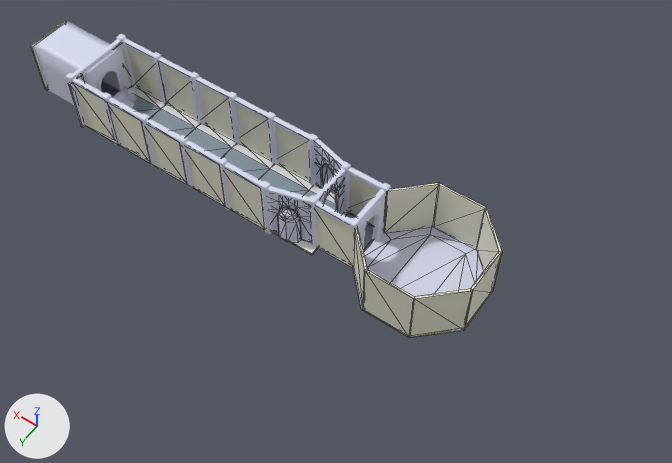
The glTF model assets/Environment/ReptileMageSchool_Blockout.gltf, before and after one commit.
One viewpoint serves both versions: a 50 mm camera at (-3200.0, 3500.0, 5736.0) aimed at (-612.0, -123.0, 43.0). Arrows for +X, +Y and +Z are at lower left; the lights stay in place. Mesh edges are drawn as thin lines on the coarser meshes. Where no turn or scale is listed for an object, it has been applied to the vertices.

Before the edit, the objects in view are built like this:
```python
ob_floor_lp5 = bpy.data.objects.new('Floor_LP5', me_floor_lp)
ob_floor_lp5.location = (230.0, 140.0, 10.0)
ob_floor_lp5.rotation_euler = (0.0, 0.0, 1.571)  # degrees (0, 0, 90)
ob_floor_octo = bpy.data.objects.new('Floor_Octo', me_floor_octo)
ob_floor_octo.location = (-1370.0, -170.0, 10.0)
ob_wall_400x200 = bpy.data.objects.new('Wall_400x200', me_wall_400x200)
ob_wall_400x200.location = (-1580.0, 320.0, 0.0)
ob_wall_400x200.scale = (1.0, 1.0, 2.5)
ob_wall_400x201 = bpy.data.objects.new('Wall_400x201', me_wall_400x200)
ob_wall_400x201.location = (-1180.0, 320.0, 0.0)
ob_wall_400x201.rotation_euler = (0.0, 0.0, -0.785)  # degrees (0, 0, -45)
ob_wall_400x201.scale = (1.0, 1.0, 2.5)
ob_wall_400x203 = bpy.data.objects.new('Wall_400x203', me_wall_400x200)
ob_wall_400x203.location = (-900.0, -360.0, 0.0)
ob_wall_400x203.rotation_euler = (0.0, 0.0, -2.356)  # degrees (0, 0, -135)
ob_wall_400x203.scale = (1.0, 1.0, 2.5)
ob_wall_400x204 = bpy.data.objects.new('Wall_400x204', me_wall_400x200)
ob_wall_400x204.location = (-1180.0, -640.0, 0.0)
ob_wall_400x204.rotation_euler = (0.0, 0.0, -3.142)  # degrees (0, 0, -180)
ob_wall_400x204.scale = (1.0, 1.0, 2.5)
ob_wall_400x205 = bpy.data.objects.new('Wall_400x205', me_wall_400x200)
ob_wall_400x205.location = (-1580.0, -640.0, 0.0)
ob_wall_400x205.rotation_euler = (0.0, 0.0, 2.356)  # degrees (0, 0, 135)
ob_wall_400x205.scale = (1.0, 1.0, 2.5)
ob_wall_400x206 = bpy.data.objects.new('Wall_400x206', me_wall_400x200)
ob_wall_400x206.location = (-1860.0, -360.0, 0.0)
ob_wall_400x206.rotation_euler = (0.0, 0.0, 1.571)  # degrees (0, 0, 90)
ob_wall_400x206.scale = (1.0, 1.0, 2.5)
ob_wall_400x207 = bpy.data.objects.new('Wall_400x207', me_wall_400x200)
ob_wall_400x207.location = (-1860.0, 40.0, 0.0)
ob_wall_400x207.rotation_euler = (0.0, 0.0, 0.785)  # degrees (0, 0, 45)
ob_wall_400x207.scale = (1.0, 1.0, 2.5)
# also in view: 'Wall_400x501' at (1630.0, 150.0, 250.0); 'Floor_LP2' at (1230.0, -160.0, 0.0); 'Wall_400x506' at (70.0, -450.0, 250.0); 'Wall_400x511' at (-710.0, -370.0, 250.0); 'Wall_400x502' at (870.0, -450.0, 250.0)
```
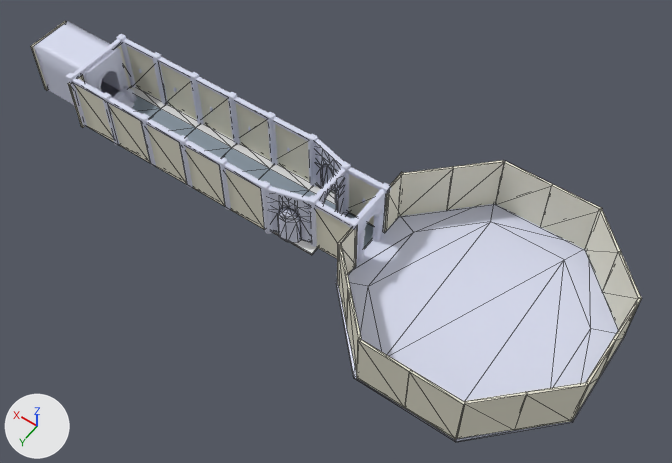
What differs and where, as boxes [x1, y1, x2, y2] in the pictures (672 x 463 px):
'Floor_Octo', moved, rescaled (120% wider, 112% taller)
    before: [353, 226, 484, 338]
    after: [336, 204, 626, 442]
'Wall_400x207', moved
    before: [410, 288, 472, 338]
    after: [457, 392, 527, 439]
'Wall_400x204', moved
    before: [433, 183, 486, 249]
    after: [496, 161, 553, 226]
'Wall_400x200', moved
    before: [363, 269, 415, 337]
    after: [357, 338, 411, 408]
'Wall_400x203', moved
    before: [384, 183, 439, 232]
    after: [399, 167, 454, 216]
'Wall_400x205', moved
    before: [477, 208, 502, 289]
    after: [602, 252, 642, 330]
'Wall_400x208', added
    after: [405, 370, 465, 440]
'Wall_400x210', added
    after: [540, 184, 601, 249]
'Wall_400x213', added
    after: [515, 383, 588, 430]
'Wall_400x209', added
    after: [448, 160, 504, 210]
'Wall_400x211', added
    after: [585, 208, 621, 291]
'Wall_400x206', moved
    before: [464, 252, 502, 329]
    after: [572, 339, 616, 421]
'Wall_400x201', moved
    before: [354, 227, 367, 308]
    after: [338, 242, 350, 326]
'Wall_Corner_LP3', added
    after: [384, 172, 403, 232]
'Wall_400x214', added
    after: [347, 288, 361, 374]
'Wall_Corner_LP4', added
    after: [337, 228, 357, 284]
'Wall_400x212', added
    after: [600, 298, 641, 375]

Patch to the scene script:
```diff
--- a/assets/Environment/ReptileMageSchool_Blockout.gltf.py
+++ b/assets/Environment/ReptileMageSchool_Blockout.gltf.py
@@ ob_wall_400x200 @@
 ob_wall_400x200 = bpy.data.objects.new('Wall_400x200', me_wall_400x200)
-ob_wall_400x200.location = (-1580.0, 320.0, 0.0)
+ob_wall_400x200.location = (-1860.0, 810.0, 0.0)
 ob_wall_400x200.scale = (1.0, 1.0, 2.5)
@@ ob_wall_400x201 @@
 ob_wall_400x201 = bpy.data.objects.new('Wall_400x201', me_wall_400x200)
-ob_wall_400x201.location = (-1180.0, 320.0, 0.0)
+ob_wall_400x201.location = (-1177.0, 517.0, 0.0)
 ob_wall_400x201.rotation_euler = (0.0, 0.0, -0.785)  # degrees (0, 0, -45)
@@ ob_wall_400x203 @@
 ob_wall_400x203 = bpy.data.objects.new('Wall_400x203', me_wall_400x200)
-ob_wall_400x203.location = (-900.0, -360.0, 0.0)
+ob_wall_400x203.location = (-900.0, -560.0, 0.0)
 ob_wall_400x203.rotation_euler = (0.0, 0.0, -2.356)  # degrees (0, 0, -135)
@@ ob_wall_400x204 @@
 ob_wall_400x204 = bpy.data.objects.new('Wall_400x204', me_wall_400x200)
-ob_wall_400x204.location = (-1180.0, -640.0, 0.0)
+ob_wall_400x204.location = (-1470.0, -1120.0, 0.0)
 ob_wall_400x204.rotation_euler = (0.0, 0.0, -3.142)  # degrees (0, 0, -180)
@@ ob_wall_400x205 @@
 ob_wall_400x205 = bpy.data.objects.new('Wall_400x205', me_wall_400x200)
-ob_wall_400x205.location = (-1580.0, -640.0, 0.0)
+ob_wall_400x205.location = (-2540.0, -840.0, 0.0)
 ob_wall_400x205.rotation_euler = (0.0, 0.0, 2.356)  # degrees (0, 0, 135)
@@ ob_wall_400x206 @@
 ob_wall_400x206 = bpy.data.objects.new('Wall_400x206', me_wall_400x200)
-ob_wall_400x206.location = (-1860.0, -360.0, 0.0)
+ob_wall_400x206.location = (-2820.0, -160.0, 0.0)
 ob_wall_400x206.rotation_euler = (0.0, 0.0, 1.571)  # degrees (0, 0, 90)
@@ ob_wall_400x207 @@
 ob_wall_400x207 = bpy.data.objects.new('Wall_400x207', me_wall_400x200)
-ob_wall_400x207.location = (-1860.0, 40.0, 0.0)
+ob_wall_400x207.location = (-2540.0, 520.0, 0.0)
 ob_wall_400x207.rotation_euler = (0.0, 0.0, 0.785)  # degrees (0, 0, 45)
@@ ob_floor_octo @@
 ob_floor_octo = bpy.data.objects.new('Floor_Octo', me_floor_octo)
-ob_floor_octo.location = (-1370.0, -170.0, 10.0)
+ob_floor_octo.location = (-1850.0, -180.0, 10.0)
+ob_floor_octo.scale = (2.0, 2.0, 2.0)
@@ ob_wall_corner_lp4 @@
+ob_wall_corner_lp4 = bpy.data.objects.new('Wall_Corner_LP4', me_wall_corner_lp)
+ob_wall_corner_lp4.location = (-890.0, 30.0, 0.0)
+ob_wall_corner_lp4.rotation_euler = (0.0, 0.0, -1.571)  # degrees (0, 0, -90)
+ob_wall_corner_lp4.scale = (1.5, 1.0, 1.0)
@@ ob_wall_corner_lp3 @@
+ob_wall_corner_lp3 = bpy.data.objects.new('Wall_Corner_LP3', me_wall_corner_lp)
+ob_wall_corner_lp3.location = (-890.0, -580.0, 0.0)
+ob_wall_corner_lp3.rotation_euler = (0.0, 0.0, -1.571)  # degrees (0, 0, -90)
+ob_wall_corner_lp3.scale = (1.5, 1.0, 1.0)
@@ ob_wall_400x214 @@
+ob_wall_400x214 = bpy.data.objects.new('Wall_400x214', me_wall_400x200)
+ob_wall_400x214.location = (-1460.0, 800.0, 0.0)
+ob_wall_400x214.rotation_euler = (0.0, 0.0, -0.785)  # degrees (0, 0, -45)
+ob_wall_400x214.scale = (1.0, 1.0, 2.5)
@@ ob_wall_400x213 @@
+ob_wall_400x213 = bpy.data.objects.new('Wall_400x213', me_wall_400x200)
+ob_wall_400x213.location = (-2820.0, 240.0, 0.0)
+ob_wall_400x213.rotation_euler = (0.0, 0.0, 0.785)  # degrees (0, 0, 45)
+ob_wall_400x213.scale = (1.0, 1.0, 2.5)
@@ ob_wall_400x212 @@
+ob_wall_400x212 = bpy.data.objects.new('Wall_400x212', me_wall_400x200)
+ob_wall_400x212.location = (-2820.0, -560.0, 0.0)
+ob_wall_400x212.rotation_euler = (0.0, 0.0, 1.571)  # degrees (0, 0, 90)
+ob_wall_400x212.scale = (1.0, 1.0, 2.5)
@@ ob_wall_400x211 @@
+ob_wall_400x211 = bpy.data.objects.new('Wall_400x211', me_wall_400x200)
+ob_wall_400x211.location = (-2260.0, -1120.0, 0.0)
+ob_wall_400x211.rotation_euler = (0.0, 0.0, 2.356)  # degrees (0, 0, 135)
+ob_wall_400x211.scale = (1.0, 1.0, 2.5)
@@ ob_wall_400x210 @@
+ob_wall_400x210 = bpy.data.objects.new('Wall_400x210', me_wall_400x200)
+ob_wall_400x210.location = (-1870.0, -1120.0, 0.0)
+ob_wall_400x210.rotation_euler = (0.0, 0.0, -3.142)  # degrees (0, 0, -180)
+ob_wall_400x210.scale = (1.0, 1.0, 2.5)
@@ ob_wall_400x209 @@
+ob_wall_400x209 = bpy.data.objects.new('Wall_400x209', me_wall_400x200)
+ob_wall_400x209.location = (-1180.0, -840.0, 0.0)
+ob_wall_400x209.rotation_euler = (0.0, 0.0, -2.356)  # degrees (0, 0, -135)
+ob_wall_400x209.scale = (1.0, 1.0, 2.5)
@@ ob_wall_400x208 @@
+ob_wall_400x208 = bpy.data.objects.new('Wall_400x208', me_wall_400x200)
+ob_wall_400x208.location = (-2260.0, 810.0, 0.0)
+ob_wall_400x208.scale = (1.0, 1.0, 2.5)
```
